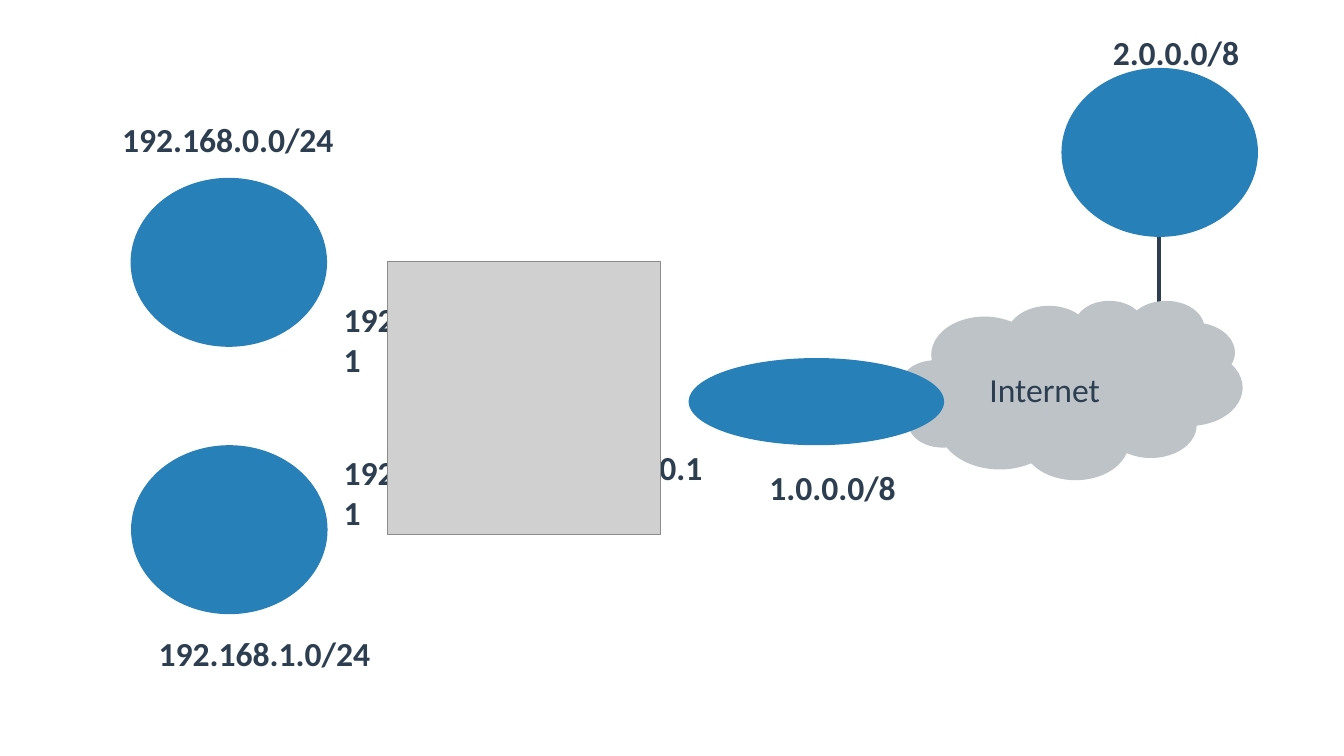
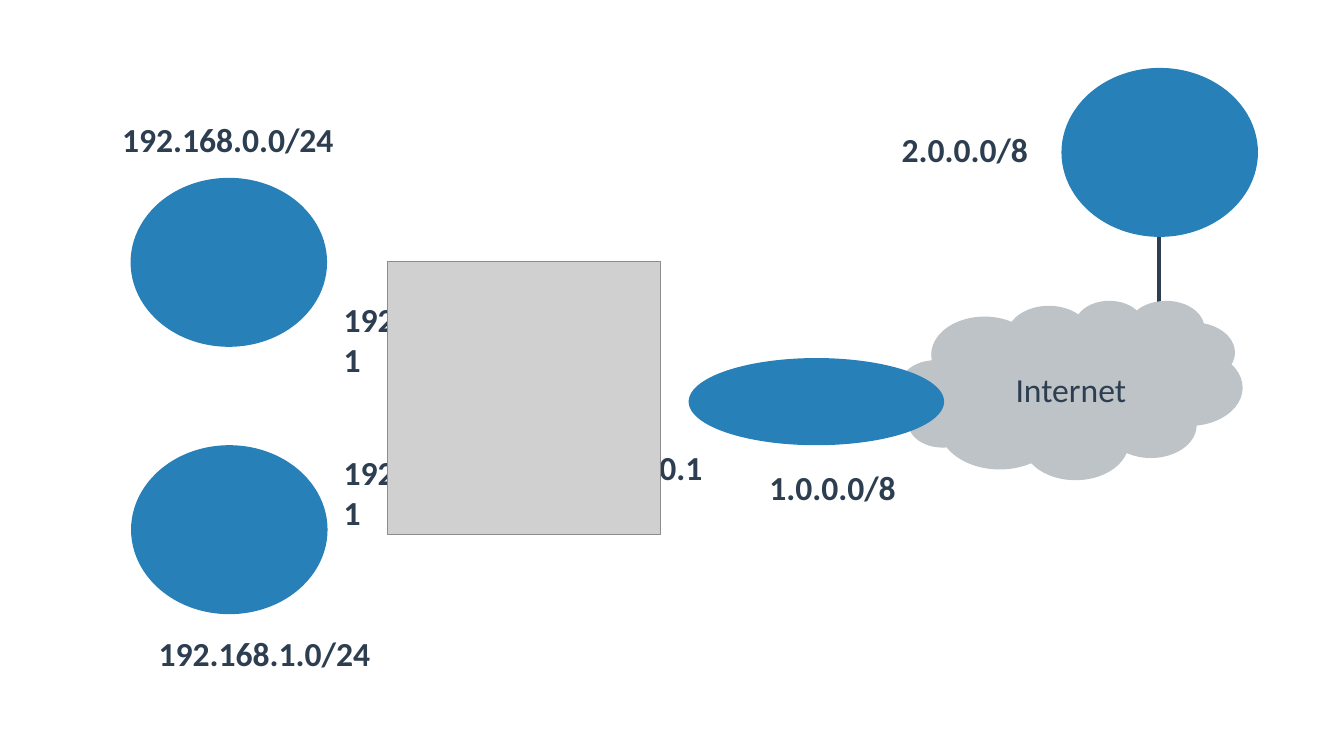
Before and after one commit to yuichi110/www.yuichi.com-network, a slide deck: slide 7 of slides/0010.pptx. Drawn at 1344x756 pixels with LibreOffice and Linux fonts; fonts in the diff are those of the drawing; grey boxes stand for pictures. Boxes give left, top, right and bottom in pixels: in the first picture for what was removed or moved away, otherwise in the second. Text is boxed around its words. In the diff, an @@ line names an element or a change of style, - is before the commit and + after.

```diff
--- a/slides/0010.pptx
+++ b/slides/0010.pptx
@@ text "2.0.0.0/8" rewrapped from box(1113, 41, 1239, 74) to box(902, 138, 1028, 164) @@
@@ text "Internet": place and size @@
-text "Internet" at box(989, 380, 1099, 402)
+text "Internet" at box(1016, 380, 1126, 402)
```
Also in this commit, not shown: 4 other slides changed, 29 other files.
